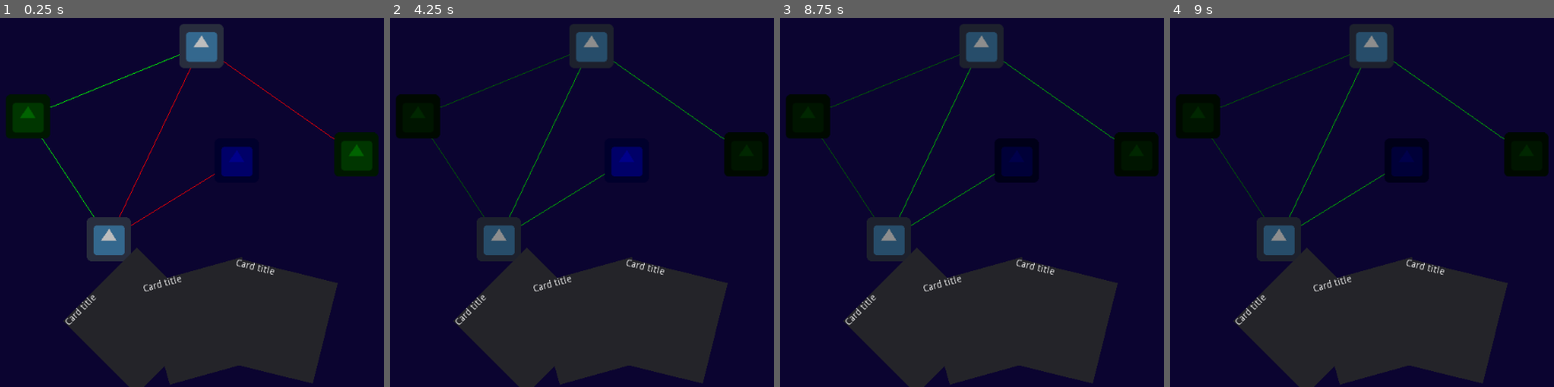
Above: before the commit, frames 1-4 (left to right).
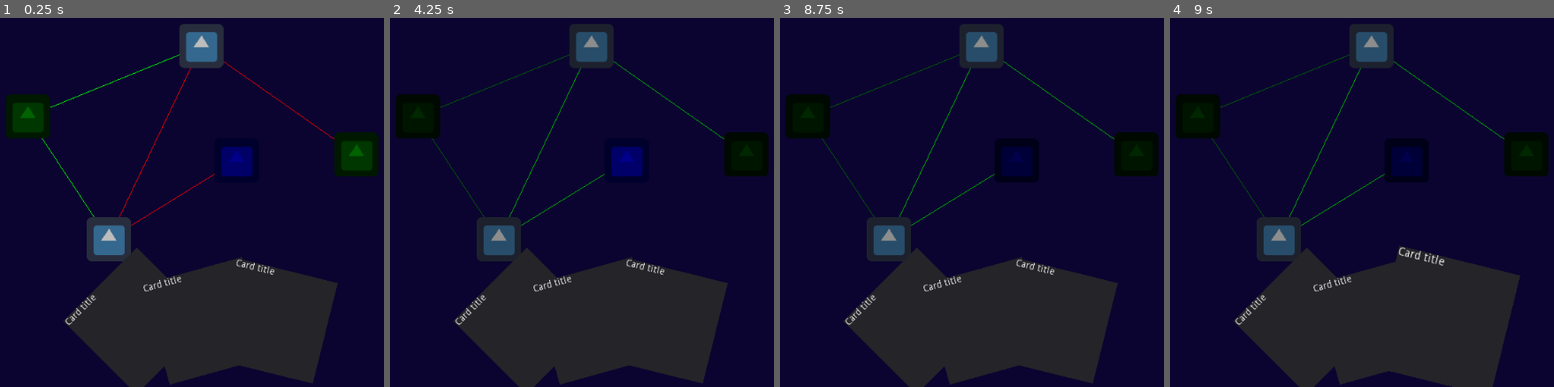
Above: after the commit, the same moments.

Repository: KerDelos/LD48
Game: Godot game, scene res://game/main_scene.tscn
The game is run twice, just before and just after one commit, with the same random seed, the same clock (stepped at 60 frames per second) and the same inputs. The engine's default icon, where the game draws it, is replaced by a stand-in: a white triangle on a blue panel in a dark square.
Inputs (mouse positions are in pixels of both pictures, inside the frame that each line leads up to):
- Up to frame 1 (0.25 s): no input
- Up to frame 2 (4.25 s): tap Enter at 0.5, 2, 3.5 s; move the mouse to (416, 117) at 0.52 s; click (416, 117) at 0.67 s; tap Space at 1.25, 2.75 s; move the mouse to (589, 47) at 1.27 s; click (589, 47) at 1.42 s; move the mouse to (497, 239) at 2.02 s; click (497, 239) at 2.17 s; move the mouse to (747, 154) at 2.77 s; click (747, 154) at 2.92 s; move the mouse to (628, 161) at 3.52 s; click (628, 161) at 3.67 s
- Up to frame 3 (8.75 s): tap Space at 4.25 s; move the mouse to (849, 117) at 4.27 s; click (849, 117) at 4.42 s; move the mouse to (1094, 180) at 5.02 s; click (1094, 180) at 5.17 s; move the mouse to (952, 77) at 5.77 s; click (952, 77) at 5.92 s; move the mouse to (outside the picture) at 6.52 s; click (outside the picture) at 6.67 s; move the mouse to (918, 198) at 7.27 s; click (918, 198) at 7.42 s; move the mouse to (1129, 88) at 8.02 s; click (1129, 88) at 8.17 s
- Up to frame 4 (9 s): move the mouse to (1415, 261) at 8.77 s; click (1415, 261) at 8.92 s

Frames 1-3 are identical in both runs. In frame 4, 2.3% of the frame differs, in the area x 57-92%, y 61-100%.

Commit message:
card wip

Diff:
--- a/godot/game/gameplay/deck.gd
+++ b/godot/game/gameplay/deck.gd
@@ -22,6 +22,9 @@
 		add_child(flop)
 		hand.append(flop)
 		flop.init(card)
+		flop.connect("flop_selected",self,"on_floppy_selected")
+		flop.connect("flop_hovered",self,"on_flop_hovered")
+		flop.connect("flop_unhovered",self,"on_flop_unhovered")
 
 func spray_hand():
 	var i = 0
@@ -30,3 +33,14 @@
 		flop.position = lerp($Start.position,$End.position,float(i)/hand.size())
 		flop.rotation_degrees = lerp($Start.rotation_degrees,$End.rotation_degrees,float(i)/hand.size())
 		i = i+1
+
+func on_flop_hovered(floppy):
+	floppy.z_index = 2
+	pass
+
+func on_flop_unhovered(floppy):
+	floppy.z_index = 0
+	pass
+
+func on_floppy_selected(floppy):
+	pass
--- a/godot/game/gameplay/floppy.gd
+++ b/godot/game/gameplay/floppy.gd
@@ -1,4 +1,9 @@
 extends Node2D
+
+
+signal flop_selected (flop)
+signal flop_hovered (flop)
+signal flop_unhovered (flop)
 
 # Called when the node enters the scene tree for the first time.
 func _ready():
@@ -7,3 +12,18 @@
 
 func init(stats):
 	pass
+
+func _on_Panel_mouse_entered():
+	scale = Vector2(1.2,1.2);
+	emit_signal("flop_hovered", self)
+
+
+func _on_Panel_mouse_exited():
+	scale = Vector2(1.0,1.0);
+	emit_signal("flop_unhovered", self)
+
+func _on_Panel_gui_input(event):
+	if event is InputEventMouseButton \
+	and event.button_index == BUTTON_LEFT \
+	and event.is_pressed():
+		emit_signal("flop_selected",self);
--- a/godot/game/gameplay/floppy.tscn
+++ b/godot/game/gameplay/floppy.tscn
@@ -22,3 +22,7 @@
 margin_right = 40.0
 margin_bottom = 14.0
 text = "Card title"
+
+[connection signal="gui_input" from="Panel" to="." method="_on_Panel_gui_input"]
+[connection signal="mouse_entered" from="Panel" to="." method="_on_Panel_mouse_entered"]
+[connection signal="mouse_exited" from="Panel" to="." method="_on_Panel_mouse_exited"]
